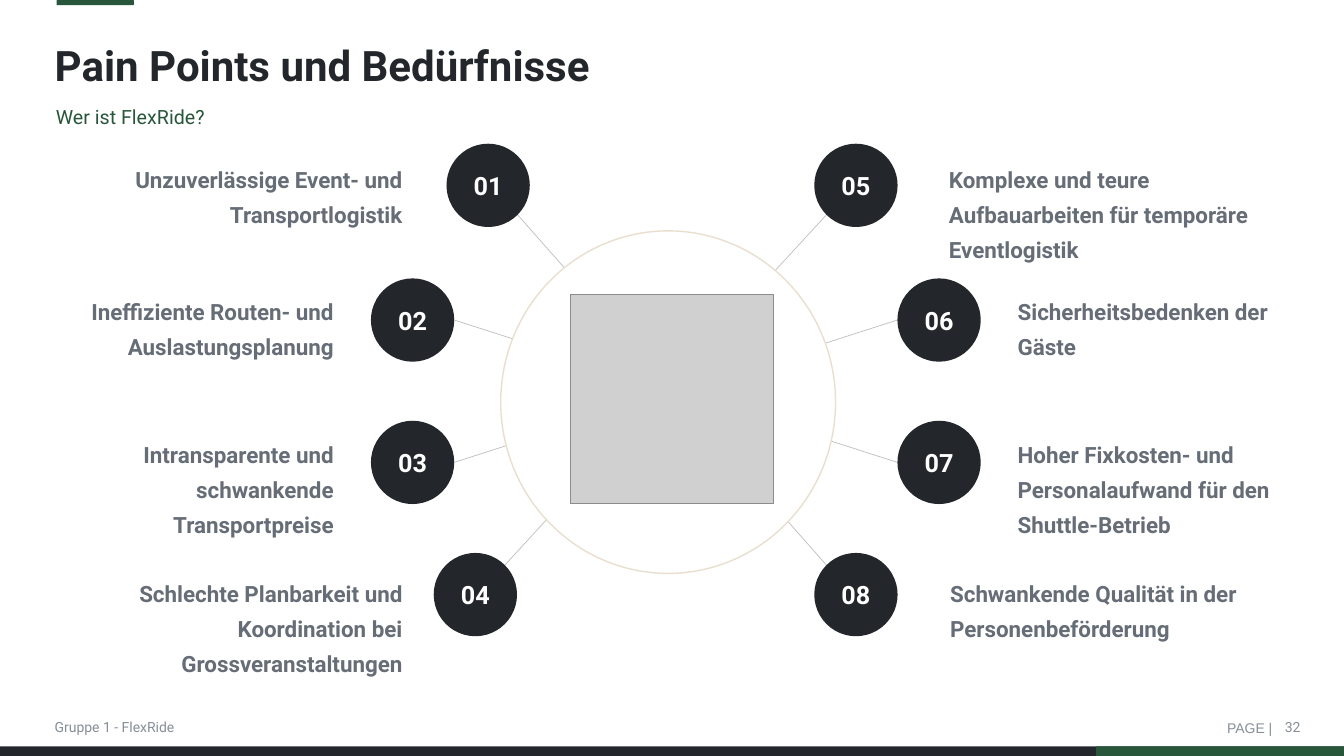
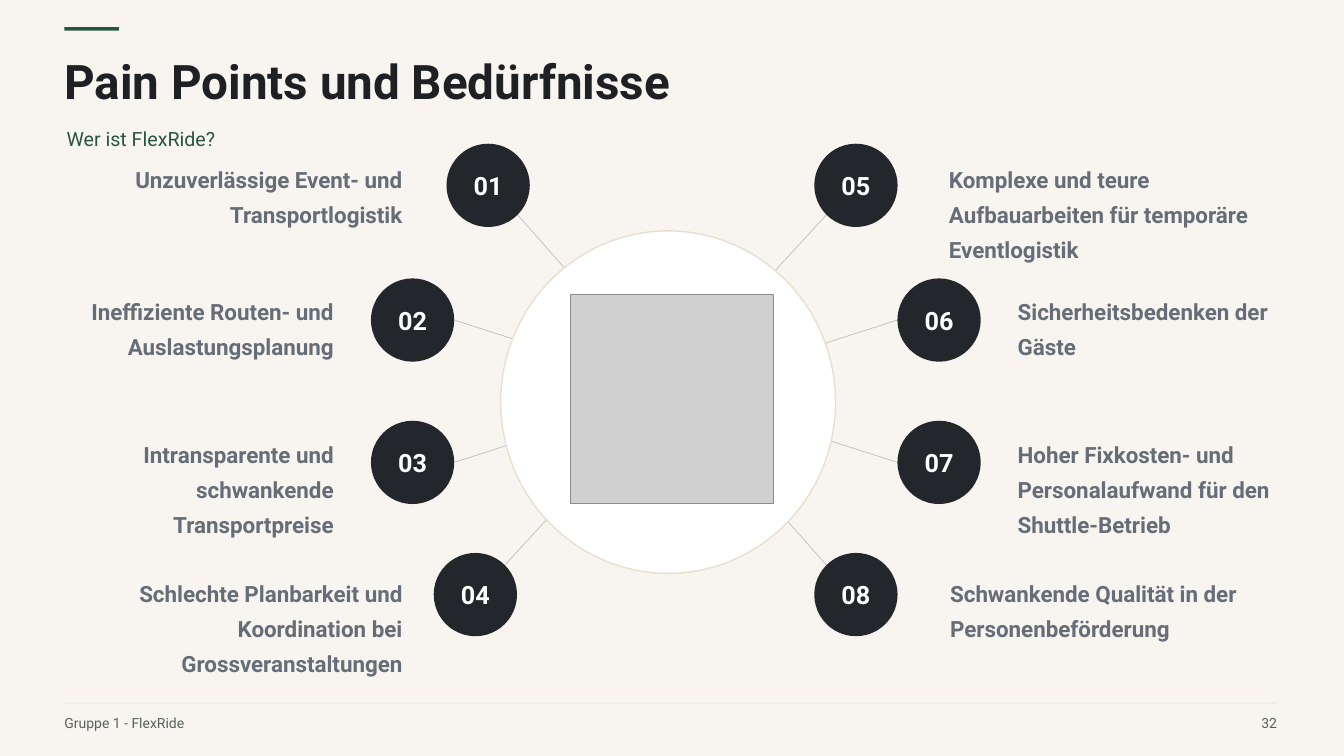
Before and after one commit to Mclement197/Economics-of-electromobility, a slide deck: slide 32 of website-src/downloads/VoltoShare-Praesentation.pptx. Drawn at 1344x756 pixels with LibreOffice and Linux fonts; fonts in the diff are those of the drawing; grey boxes stand for pictures. Boxes give left, top, right and bottom in pixels: in the first picture for what was removed or moved away, otherwise in the second. Text is boxed around its words. In the diff, an @@ line names an element or a change of style, - is before the commit and + after.

```diff
--- a/website-src/downloads/VoltoShare-Praesentation.pptx
+++ b/website-src/downloads/VoltoShare-Praesentation.pptx
@@ background #FFFFFF to #F8F5F0 @@
@@ rounded rectangle removed at [56,0,134,5] @@
@@ rectangle added at [65,27,119,31], fill #28563B @@
@@ rectangle removed at [1195,23,1315,88] @@
@@ title "Pain Points und Bedürfnisse": place and size @@
-title "Pain Points und Bedürfnisse" at [55,49,590,82]
+title "Pain Points und Bedürfnisse" at [65,63,670,100]
@@ title "Pain Points und Bedürfnisse" at [65,63,670,100]: size 30 to 34 pt, text colour #23262B to #1E2023; line spacing 0.9 to 1.06; more space between paragraphs; vertical alignment middle to top @@
@@ text "Wer ist FlexRide?": place and size @@
-text "Wer ist FlexRide?" at [56,109,204,124]
+text "Wer ist FlexRide?" at [67,131,215,146]
@@ text "Wer ist FlexRide?" at [67,131,215,146]: line spacing 1 to 1.06; more space between paragraphs @@
@@ text "Gruppe 1 - FlexRide": place and size @@
-text "Gruppe 1 - FlexRide" at [55,721,175,735]
+text "Gruppe 1 - FlexRide" at [64,717,185,731]
@@ text "Gruppe 1 - FlexRide" at [64,717,185,731]: text colour #878E98 to #58615C; line spacing 1 to 1.06; more space between paragraphs; vertical alignment middle to top @@
@@ rectangle added at [65,703,1277,704], fill #D9DFD9 @@
@@ page number at [1261,718,1277,728]: text colour #878E98 to #58615C; line spacing 1 to 1.06; more space between paragraphs; vertical alignment middle to top @@
@@ page number: place and size @@
-page number at [1285,722,1301,732]
+page number at [1261,718,1277,728]
@@ freeform shape removed at [0,747,1344,756] @@
@@ freeform shape removed at [1096,747,1344,756] @@
@@ text removed at [1227,723,1265,733] @@
-PAGE |
```
Also in this commit, not shown: 48 other slides changed, 56 other files.
